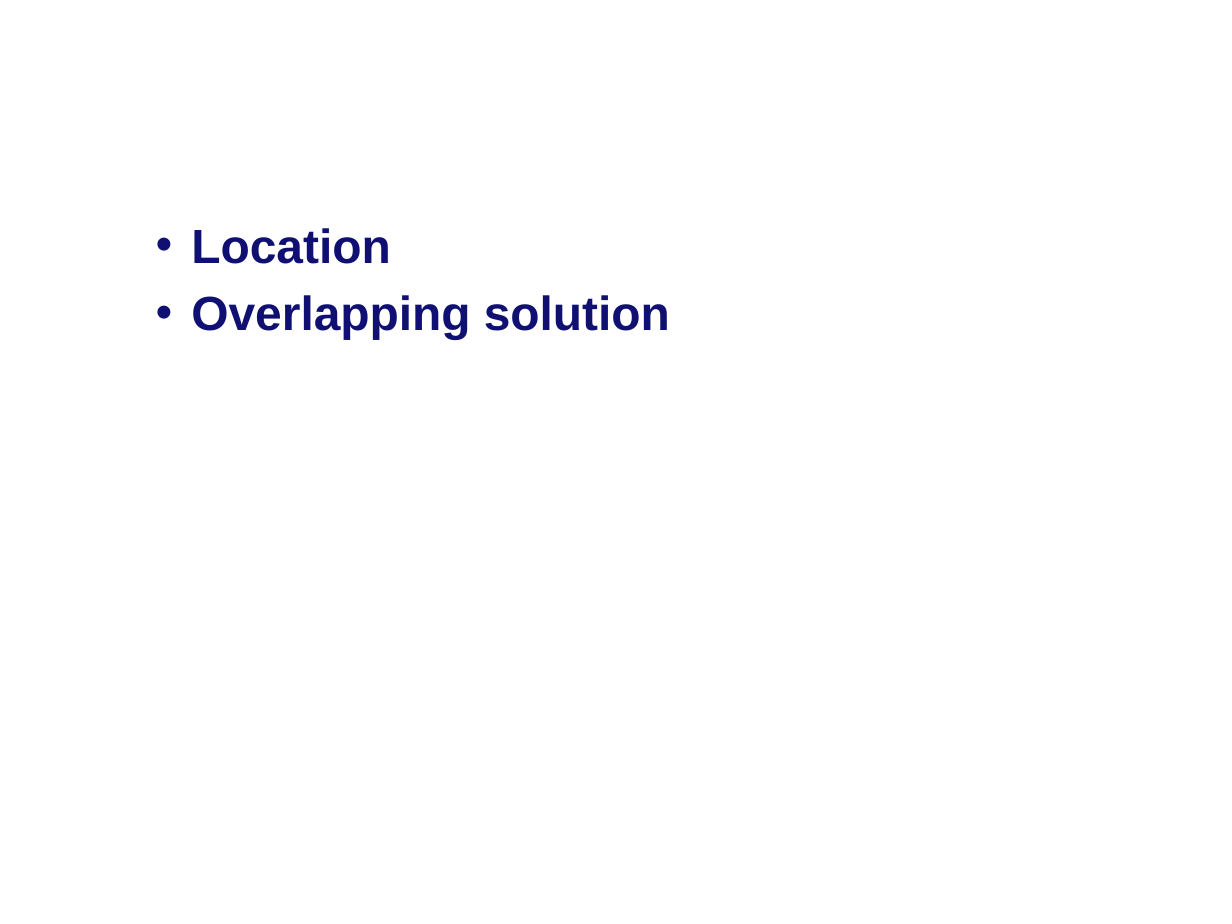
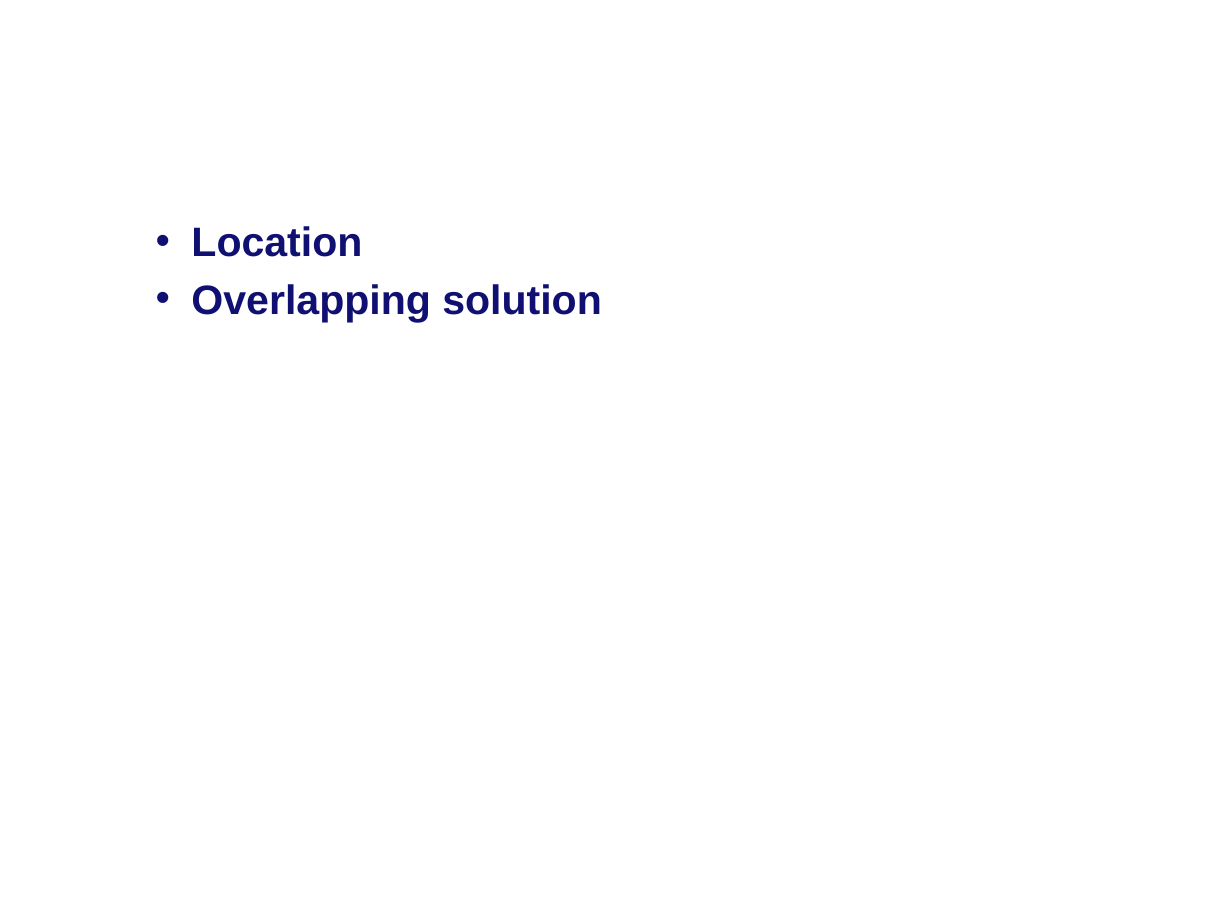
Before and after one commit to radualex/GeographicAlgsProject, a slide deck: slide 12 of GA_Group7_DotMap Final Preposition.pptx (slide 11 before the commit). Drawn at 1232x924 pixels with LibreOffice and Linux fonts; fonts in the diff are those of the drawing; background and template pictures are left out. Boxes give left, top, right and bottom in pixels: in the first picture for what was removed or moved away, otherwise in the second. Text is boxed around its words. In the diff, an @@ line names an element or a change of style, - is before the commit and + after.

```diff
--- a/GA_Group7_DotMap Final Preposition.pptx
+++ b/GA_Group7_DotMap Final Preposition.pptx
@@ text "Location" at bbox=[191, 226, 602, 322]: size 28 to 24 pt @@
```
Also in this commit, not shown: 14 other slides changed, 1 slide added.
